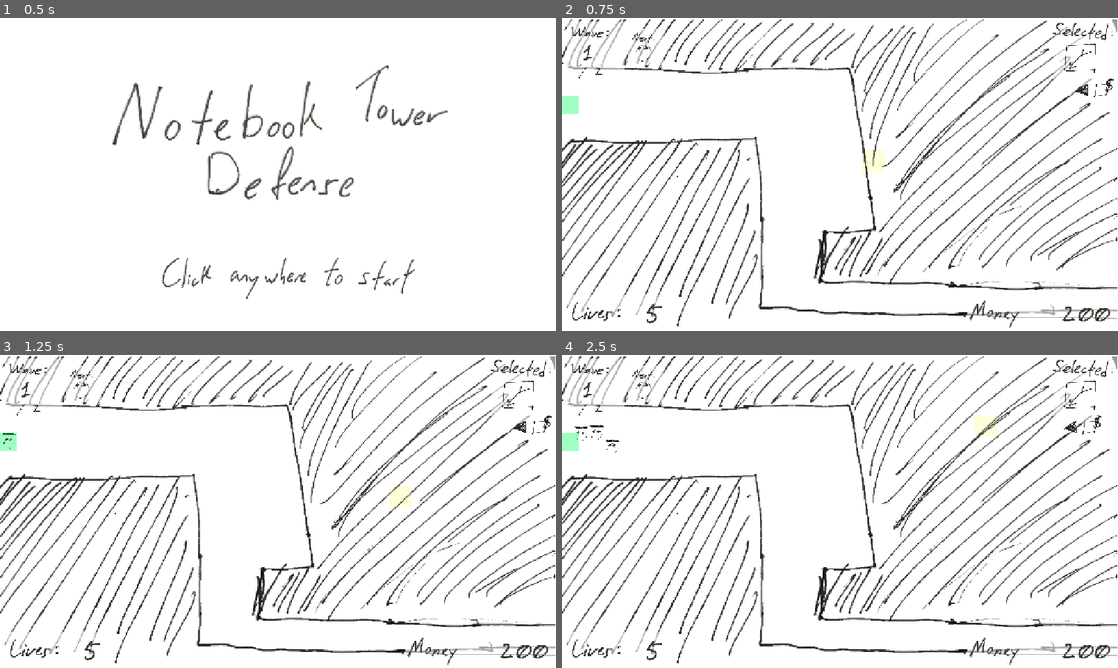
Above: before the commit, frames 1-4 (two rows, left to right).
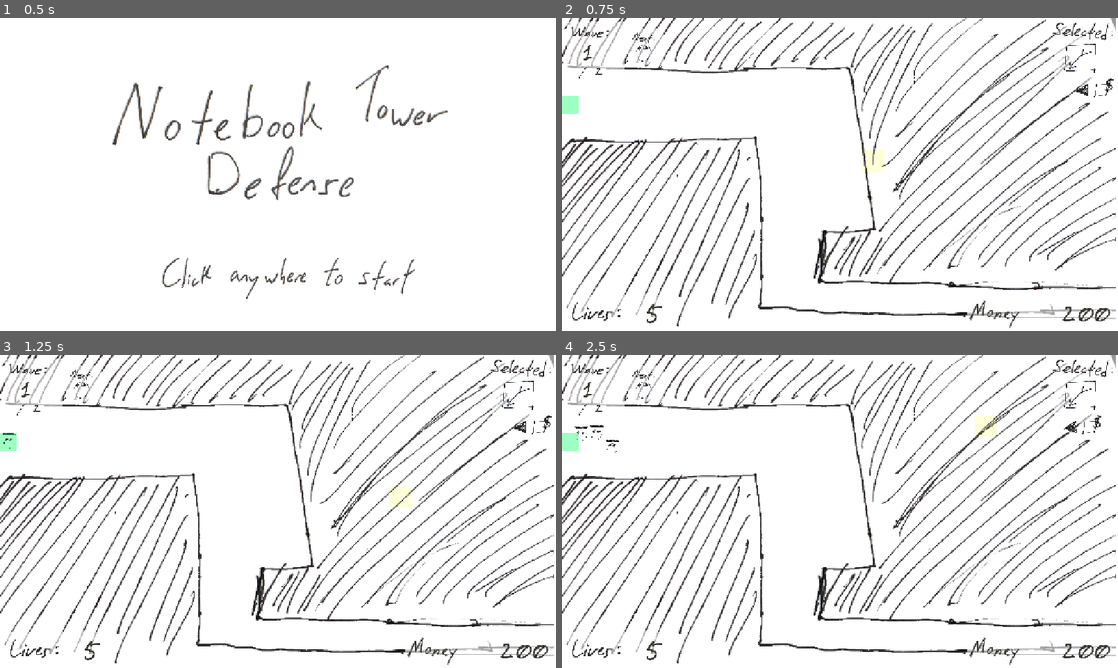
Above: after the commit, the same moments.

Repository: OzuYatamutsu/notebook-tower-defense
Game: Godot game, scene res://levels/StartScreen.tscn
Same seed, same stepped clock (60 frames per second), same inputs: the game is played once before the commit and once after it.
Inputs (mouse positions are in pixels of both pictures, inside the frame that each line leads up to):
- Up to frame 1 (0.5 s): no input
- Up to frame 2 (0.75 s): move the mouse to (962, 158) at 0.52 s; click (962, 158) at 0.67 s
- Up to frame 3 (1.25 s): no input
- Up to frame 4 (2.5 s): click (1101, 426) at 1.25 s; click (984, 426) at 2 s

Frame 1 is identical in both runs. In frame 2, 11% of the frame differs, in the area x 0-100%, y 0-99%; in frame 3, 11%; in frame 4, 11%.

Commit message:
Move compositable components out of viewport

Diff:
--- a/components/level_viewport.tscn
+++ b/components/level_viewport.tscn
@@ -1,60 +1,14 @@
-[gd_scene load_steps=11 format=3 uid="uid://d4lsbppo6u3fq"]
+[gd_scene load_steps=5 format=3 uid="uid://d4lsbppo6u3fq"]
 
 [ext_resource type="PackedScene" uid="uid://ddjempya4tffr" path="res://components/mobs_parent.tscn" id="1_yx5pn"]
 [ext_resource type="PackedScene" uid="uid://5w0kriffqk6q" path="res://components/TowerPlacementShadow.tscn" id="2_tl311"]
 [ext_resource type="PackedScene" uid="uid://deg46c6o3hqg4" path="res://components/level_hitbox.tscn" id="3_v8bwf"]
 [ext_resource type="PackedScene" uid="uid://osxbwsluain5" path="res://components/level_spawn.tscn" id="4_q5kd3"]
-[ext_resource type="Texture2D" uid="uid://uao5bdiyd7ug" path="res://levels/test_level_layout.png" id="5_mnsia"]
-
-[sub_resource type="Curve2D" id="Curve2D_4n8tn"]
-_data = {
-"points": PackedVector2Array(0, 0, 0, 0, 420, 3980, 0, 0, 0, 0, 2200, 3420, 0, 0, 0, 0, 4260, 3160, 0, 0, 0, 0, 6240, 3100, 0, 0, 0, 0, 8080, 3120, 0, 0, 0, 0, 9460, 3300, 0, 0, 0, 0, 11560, 3340, 0, 0, 0, 0, 12720, 3940, 0, 0, 0, 0, 12980, 5120, 0, 0, 0, 0, 13200, 6620, 0, 0, 0, 0, 12720, 7920, 0, 0, 0, 0, 11820, 8760, 0, 0, 0, 0, 10840, 9960, 0, 0, 0, 0, 10820, 11360, 0, 0, 0, 0, 11100, 12140, 0, 0, 0, 0, 11900, 12740, 0, 0, 0, 0, 13620, 12760, 0, 0, 0, 0, 15640, 12960, 0, 0, 0, 0, 17880, 12920, 0, 0, 0, 0, 20340, 12920, 0, 0, 0, 0, 22380, 13060, 0, 0, 0, 0, 24120, 13120, 0, 0, 0, 0, 25160, 12960, 0, 0, 0, 0, 25980, 12960, 0, 0, 0, 0, 26780, 13020)
-}
-point_count = 25
-
-[sub_resource type="Curve2D" id="Curve2D_wkb0e"]
-_data = {
-"points": PackedVector2Array(0, 0, 0, 0, 300, 4020, 0, 0, 0, 0, 1220, 4440, 0, 0, 0, 0, 2840, 4760, 0, 0, 0, 0, 4540, 4840, 0, 0, 0, 0, 6040, 4560, 0, 0, 0, 0, 8140, 4540, 0, 0, 0, 0, 9400, 4780, 0, 0, 0, 0, 10040, 5460, 0, 0, 0, 0, 10180, 6960, 0, 0, 0, 0, 10000, 8500, 0, 0, 0, 0, 9980, 10280, 0, 0, 0, 0, 10140, 11940, 0, 0, 0, 0, 10520, 12540, 0, 0, 0, 0, 12880, 12780, 0, 0, 0, 0, 14800, 12760, 0, 0, 0, 0, 17940, 12980, 0, 0, 0, 0, 19700, 12900, 0, 0, 0, 0, 22740, 13000, 0, 0, 0, 0, 24560, 13080, 0, 0, 0, 0, 26140, 12920)
-}
-point_count = 20
-
-[sub_resource type="Curve2D" id="Curve2D_paa45"]
-_data = {
-"points": PackedVector2Array(0, 0, 0, 0, 300, 4140, 0, 0, 0, 0, 920, 4940, 0, 0, 0, 0, 1880, 4960, 0, 0, 0, 0, 2840, 5040, 0, 0, 0, 0, 4380, 5120, 0, 0, 0, 0, 5380, 4740, 0, 0, 0, 0, 6940, 4440, 0, 0, 0, 0, 8820, 4680, 0, 0, 0, 0, 9900, 5200, 0, 0, 0, 0, 10180, 6380, 0, 0, 0, 0, 10040, 7740, 0, 0, 0, 0, 9940, 8720, 0, 0, 0, 0, 9940, 10040, 0, 0, 0, 0, 10100, 11080, 0, 0, 0, 0, 10380, 12040, 0, 0, 0, 0, 10720, 12440, 0, 0, 0, 0, 11320, 12600, 0, 0, 0, 0, 12000, 12900, 0, 0, 0, 0, 13240, 13020, 0, 0, 0, 0, 15600, 12920, 0, 0, 0, 0, 17880, 12980, 0, 0, 0, 0, 19720, 12940, 0, 0, 0, 0, 21620, 13040, 0, 0, 0, 0, 23600, 13040, 0, 0, 0, 0, 24920, 13020, 0, 0, 0, 0, 26060, 12940)
-}
-point_count = 26
-
-[sub_resource type="Curve2D" id="Curve2D_axl34"]
-_data = {
-"points": PackedVector2Array(0, 0, 0, 0, 380, 3920, 0, 0, 0, 0, 1140, 3460, 0, 0, 0, 0, 2620, 4340, 0, 0, 0, 0, 4160, 4540, 0, 0, 0, 0, 5400, 3680, 0, 0, 0, 0, 7640, 3720, 0, 0, 0, 0, 8960, 3800, 0, 0, 0, 0, 10380, 4100, 0, 0, 0, 0, 11660, 5040, 0, 0, 0, 0, 12180, 6280, 0, 0, 0, 0, 12280, 7340, 0, 0, 0, 0, 11840, 8620, 0, 0, 0, 0, 10920, 9800, 0, 0, 0, 0, 10720, 11260, 0, 0, 0, 0, 11180, 12460, 0, 0, 0, 0, 12000, 12740, 0, 0, 0, 0, 14160, 13020, 0, 0, 0, 0, 17540, 12740, 0, 0, 0, 0, 21660, 13060, 0, 0, 0, 0, 24320, 13340, 0, 0, 0, 0, 26100, 13020)
-}
-point_count = 21
-
-[sub_resource type="Curve2D" id="Curve2D_8hjdj"]
-_data = {
-"points": PackedVector2Array(0, 0, 0, 0, 300, 3940, 0, 0, 0, 0, 4940, 3440, 0, 0, 0, 0, 6940, 3440, 0, 0, 0, 0, 9060, 2980, 0, 0, 0, 0, 11720, 3760, 0, 0, 0, 0, 13100, 6680, 0, 0, 0, 0, 13560, 8460, 0, 0, 0, 0, 11300, 8960, 0, 0, 0, 0, 10340, 10780, 0, 0, 0, 0, 10440, 12620, 0, 0, 0, 0, 12080, 12920, 0, 0, 0, 0, 16540, 12800, 0, 0, 0, 0, 19980, 12660, 0, 0, 0, 0, 22340, 13040, 0, 0, 0, 0, 25260, 13020, 0, 0, 0, 0, 25960, 12960)
-}
-point_count = 16
 
 [node name="LevelViewport" type="CanvasLayer"]
 
 [node name="mobs" parent="." instance=ExtResource("1_yx5pn")]
 scale = Vector2(0.05, 0.05)
-
-[node name="Path2D" type="Path2D" parent="mobs"]
-curve = SubResource("Curve2D_4n8tn")
-
-[node name="Path2D2" type="Path2D" parent="mobs"]
-curve = SubResource("Curve2D_wkb0e")
-
-[node name="Path2D3" type="Path2D" parent="mobs"]
-curve = SubResource("Curve2D_paa45")
-
-[node name="Path2D4" type="Path2D" parent="mobs"]
-curve = SubResource("Curve2D_axl34")
-
-[node name="Path2D5" type="Path2D" parent="mobs"]
-curve = SubResource("Curve2D_8hjdj")
 
 [node name="towers" type="Node2D" parent="." groups=["towers"]]
 scale = Vector2(0.1, 0.1)
@@ -72,8 +26,3 @@
 
 [node name="LevelSpawn" parent="." instance=ExtResource("4_q5kd3")]
 position = Vector2(19, 200)
-
-[node name="map" type="Sprite2D" parent="."]
-position = Vector2(638.5, 360)
-scale = Vector2(1.277, 1.1757)
-texture = ExtResource("5_mnsia")
--- /dev/null
+++ b/levels/level1.tscn
@@ -0,0 +1,16 @@
+[gd_scene load_steps=4 format=3 uid="uid://ctct4jwr72ikm"]
+
+[ext_resource type="Script" uid="uid://0wwxleyefwme" path="res://levels/level.gd" id="1_sjb42"]
+[ext_resource type="PackedScene" uid="uid://dhs0soxiwf4lb" path="res://components/ui.tscn" id="2_b3oru"]
+[ext_resource type="PackedScene" uid="uid://d4lsbppo6u3fq" path="res://components/level_viewport.tscn" id="3_ua5ty"]
+
+[node name="Level1" type="Node"]
+script = ExtResource("1_sjb42")
+metadata/_custom_type_script = "uid://0wwxleyefwme"
+
+[node name="UI" parent="." instance=ExtResource("2_b3oru")]
+
+[node name="LevelViewport" parent="." instance=ExtResource("3_ua5ty")]
+
+[editable path="LevelViewport"]
+[editable path="LevelViewport/mobs"]
--- a/levels/test_level.tscn
+++ b/levels/test_level.tscn
@@ -1,8 +1,39 @@
-[gd_scene load_steps=4 format=3 uid="uid://bmvftpnl3dmue"]
+[gd_scene load_steps=10 format=3 uid="uid://bmvftpnl3dmue"]
 
 [ext_resource type="Script" uid="uid://bmk50h27nnoqd" path="res://levels/test_level.gd" id="1_w7r7j"]
 [ext_resource type="PackedScene" uid="uid://dhs0soxiwf4lb" path="res://components/ui.tscn" id="2_ur00s"]
 [ext_resource type="PackedScene" uid="uid://d4lsbppo6u3fq" path="res://components/level_viewport.tscn" id="3_gmgay"]
+[ext_resource type="Texture2D" uid="uid://uao5bdiyd7ug" path="res://levels/test_level_layout.png" id="7_ly3hx"]
+
+[sub_resource type="Curve2D" id="Curve2D_gmgay"]
+_data = {
+"points": PackedVector2Array(0, 0, 0, 0, 420, 3980, 0, 0, 0, 0, 2200, 3420, 0, 0, 0, 0, 4260, 3160, 0, 0, 0, 0, 6240, 3100, 0, 0, 0, 0, 8080, 3120, 0, 0, 0, 0, 9460, 3300, 0, 0, 0, 0, 11560, 3340, 0, 0, 0, 0, 12720, 3940, 0, 0, 0, 0, 12980, 5120, 0, 0, 0, 0, 13200, 6620, 0, 0, 0, 0, 12720, 7920, 0, 0, 0, 0, 11820, 8760, 0, 0, 0, 0, 10840, 9960, 0, 0, 0, 0, 10820, 11360, 0, 0, 0, 0, 11100, 12140, 0, 0, 0, 0, 11900, 12740, 0, 0, 0, 0, 13620, 12760, 0, 0, 0, 0, 15640, 12960, 0, 0, 0, 0, 17880, 12920, 0, 0, 0, 0, 20340, 12920, 0, 0, 0, 0, 22380, 13060, 0, 0, 0, 0, 24120, 13120, 0, 0, 0, 0, 25160, 12960, 0, 0, 0, 0, 25980, 12960, 0, 0, 0, 0, 26780, 13020)
+}
+point_count = 25
+
+[sub_resource type="Curve2D" id="Curve2D_w7r7j"]
+_data = {
+"points": PackedVector2Array(0, 0, 0, 0, 300, 4020, 0, 0, 0, 0, 1220, 4440, 0, 0, 0, 0, 2840, 4760, 0, 0, 0, 0, 4540, 4840, 0, 0, 0, 0, 6040, 4560, 0, 0, 0, 0, 8140, 4540, 0, 0, 0, 0, 9400, 4780, 0, 0, 0, 0, 10040, 5460, 0, 0, 0, 0, 10180, 6960, 0, 0, 0, 0, 10000, 8500, 0, 0, 0, 0, 9980, 10280, 0, 0, 0, 0, 10140, 11940, 0, 0, 0, 0, 10520, 12540, 0, 0, 0, 0, 12880, 12780, 0, 0, 0, 0, 14800, 12760, 0, 0, 0, 0, 17940, 12980, 0, 0, 0, 0, 19700, 12900, 0, 0, 0, 0, 22740, 13000, 0, 0, 0, 0, 24560, 13080, 0, 0, 0, 0, 26140, 12920)
+}
+point_count = 20
+
+[sub_resource type="Curve2D" id="Curve2D_o6mel"]
+_data = {
+"points": PackedVector2Array(0, 0, 0, 0, 300, 4140, 0, 0, 0, 0, 920, 4940, 0, 0, 0, 0, 1880, 4960, 0, 0, 0, 0, 2840, 5040, 0, 0, 0, 0, 4380, 5120, 0, 0, 0, 0, 5380, 4740, 0, 0, 0, 0, 6940, 4440, 0, 0, 0, 0, 8820, 4680, 0, 0, 0, 0, 9900, 5200, 0, 0, 0, 0, 10180, 6380, 0, 0, 0, 0, 10040, 7740, 0, 0, 0, 0, 9940, 8720, 0, 0, 0, 0, 9940, 10040, 0, 0, 0, 0, 10100, 11080, 0, 0, 0, 0, 10380, 12040, 0, 0, 0, 0, 10720, 12440, 0, 0, 0, 0, 11320, 12600, 0, 0, 0, 0, 12000, 12900, 0, 0, 0, 0, 13240, 13020, 0, 0, 0, 0, 15600, 12920, 0, 0, 0, 0, 17880, 12980, 0, 0, 0, 0, 19720, 12940, 0, 0, 0, 0, 21620, 13040, 0, 0, 0, 0, 23600, 13040, 0, 0, 0, 0, 24920, 13020, 0, 0, 0, 0, 26060, 12940)
+}
+point_count = 26
+
+[sub_resource type="Curve2D" id="Curve2D_e7anx"]
+_data = {
+"points": PackedVector2Array(0, 0, 0, 0, 380, 3920, 0, 0, 0, 0, 1140, 3460, 0, 0, 0, 0, 2620, 4340, 0, 0, 0, 0, 4160, 4540, 0, 0, 0, 0, 5400, 3680, 0, 0, 0, 0, 7640, 3720, 0, 0, 0, 0, 8960, 3800, 0, 0, 0, 0, 10380, 4100, 0, 0, 0, 0, 11660, 5040, 0, 0, 0, 0, 12180, 6280, 0, 0, 0, 0, 12280, 7340, 0, 0, 0, 0, 11840, 8620, 0, 0, 0, 0, 10920, 9800, 0, 0, 0, 0, 10720, 11260, 0, 0, 0, 0, 11180, 12460, 0, 0, 0, 0, 12000, 12740, 0, 0, 0, 0, 14160, 13020, 0, 0, 0, 0, 17540, 12740, 0, 0, 0, 0, 21660, 13060, 0, 0, 0, 0, 24320, 13340, 0, 0, 0, 0, 26100, 13020)
+}
+point_count = 21
+
+[sub_resource type="Curve2D" id="Curve2D_ur00s"]
+_data = {
+"points": PackedVector2Array(0, 0, 0, 0, 300, 3940, 0, 0, 0, 0, 4940, 3440, 0, 0, 0, 0, 6940, 3440, 0, 0, 0, 0, 9060, 2980, 0, 0, 0, 0, 11720, 3760, 0, 0, 0, 0, 13100, 6680, 0, 0, 0, 0, 13560, 8460, 0, 0, 0, 0, 11300, 8960, 0, 0, 0, 0, 10340, 10780, 0, 0, 0, 0, 10440, 12620, 0, 0, 0, 0, 12080, 12920, 0, 0, 0, 0, 16540, 12800, 0, 0, 0, 0, 19980, 12660, 0, 0, 0, 0, 22340, 13040, 0, 0, 0, 0, 25260, 13020, 0, 0, 0, 0, 25960, 12960)
+}
+point_count = 16
 
 [node name="test_level" type="Node2D"]
 script = ExtResource("1_w7r7j")
@@ -11,4 +42,24 @@
 
 [node name="LevelViewport" parent="." instance=ExtResource("3_gmgay")]
 
+[node name="Path2D6" type="Path2D" parent="LevelViewport/mobs" index="0"]
+curve = SubResource("Curve2D_gmgay")
+
+[node name="Path2D7" type="Path2D" parent="LevelViewport/mobs" index="1"]
+curve = SubResource("Curve2D_w7r7j")
+
+[node name="Path2D8" type="Path2D" parent="LevelViewport/mobs" index="2"]
+curve = SubResource("Curve2D_o6mel")
+
+[node name="Path2D9" type="Path2D" parent="LevelViewport/mobs" index="3"]
+curve = SubResource("Curve2D_e7anx")
+
+[node name="Path2D10" type="Path2D" parent="LevelViewport/mobs" index="4"]
+curve = SubResource("Curve2D_ur00s")
+
+[node name="map" type="Sprite2D" parent="LevelViewport"]
+position = Vector2(637.5, 359.05)
+scale = Vector2(1.275, 1.17882)
+texture = ExtResource("7_ly3hx")
+
 [editable path="LevelViewport"]
